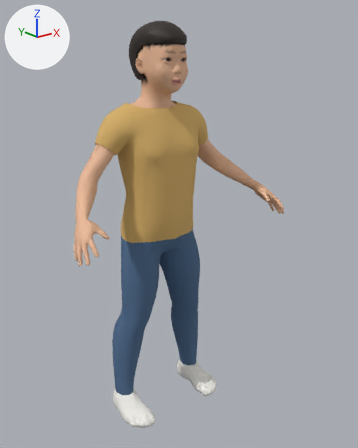
The glTF model public/assets/characters/xiaoyu.glb: old version first, new version second.
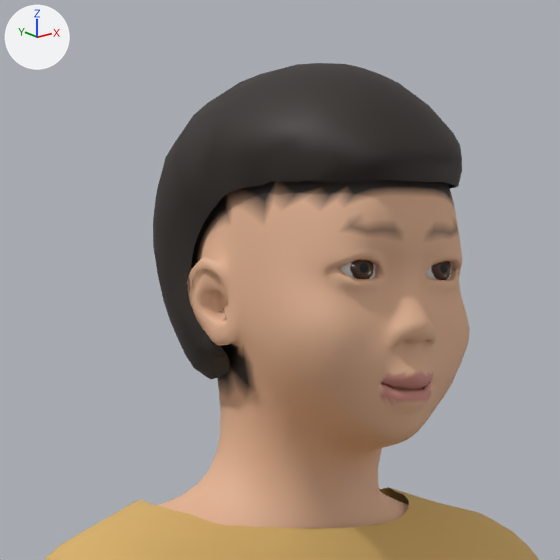
Each version is shown whole from a 50 mm camera at (-0.853, -1.188, 1.074) aimed at (0.026, -0.09, 0.635), then close up on the part from 28% to 57% of the width and 2% to 25% of the height. Arrows for +X, +Y and +Z are at upper left; the lights stay in place. The first two pictures are the older version. Vertices at exactly the same position are counted once.

Names of what the first close-up shows: 'xiaoyu-body'.
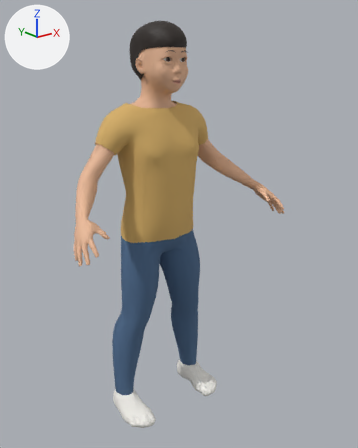
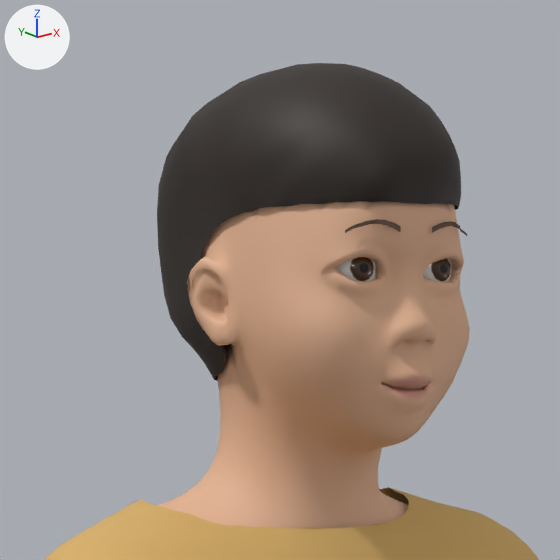
What differs and where, as boxes (x1, y1, x2, y2) in the close-ups (560 x 560 px; the box of a moved part takes in the faces that stretch with it):
part 1 of me_xiaoyu, added: after (432, 221, 467, 236)
part 2 of me_xiaoyu, added: after (345, 219, 401, 233)
part 3 of me_xiaoyu, moved or reshaped: before (153, 88, 462, 379); after (157, 88, 464, 381)
part 4 of me_xiaoyu, recoloured: before (191, 181, 459, 405); after (200, 201, 459, 405)

What changed in the scene script:
```text
Add mat_brow:
    mat_brow = principled_material('brow')
    mat_brow.base_color = (0.142, 0.0848, 0.0556)  # brown #695243
    mat_brow.roughness = 0.85
Change me_xiaoyu:
    used by ob_xiaoyu_body; location = (0.0, 0.0, 0.0)
    remove me_xiaoyu.from_pydata(...)  # 19369 vertices, 38276 faces; spans x -0.359..0.359, y -0.233..0.071, z 0.017..1.196
    add me_xiaoyu.from_pydata(...)  # 19463 vertices, 38404 faces; spans x -0.359..0.359, y -0.233..0.071, z 0.017..1.196
    me_xiaoyu part 1: a new loose piece of 26 vertices spanning x 0.01..0.038, y -0.119..-0.112, z 1.113..1.119, in mat_brow (brown #695243)
    me_xiaoyu part 2: a new loose piece of 26 vertices spanning x -0.038..-0.01, y -0.119..-0.112, z 1.113..1.119, in mat_brow (brown #695243)
    me_xiaoyu part 3: 521 vertices moved from x -0.066..0.066, y -0.123..0.043, z 1.042..1.168 to x -0.062..0.062, y -0.122..0.042, z 1.042..1.168; 411 vertices removed from x -0.063..0.063, y -0.119..-0.037, z 1.076..1.154; 453 vertices added at x -0.061..0.061, y -0.122..-0.038, z 1.077..1.152
    me_xiaoyu part 4: 1166 kept faces spanning x -0.063..0.063, y -0.122..0.025, z 1.025..1.143 get new vertex colours
    other edits to the shape of me_xiaoyu do not show in these pictures
    add me_xiaoyu.materials.append(mat_brow)  # brown #695243
```
